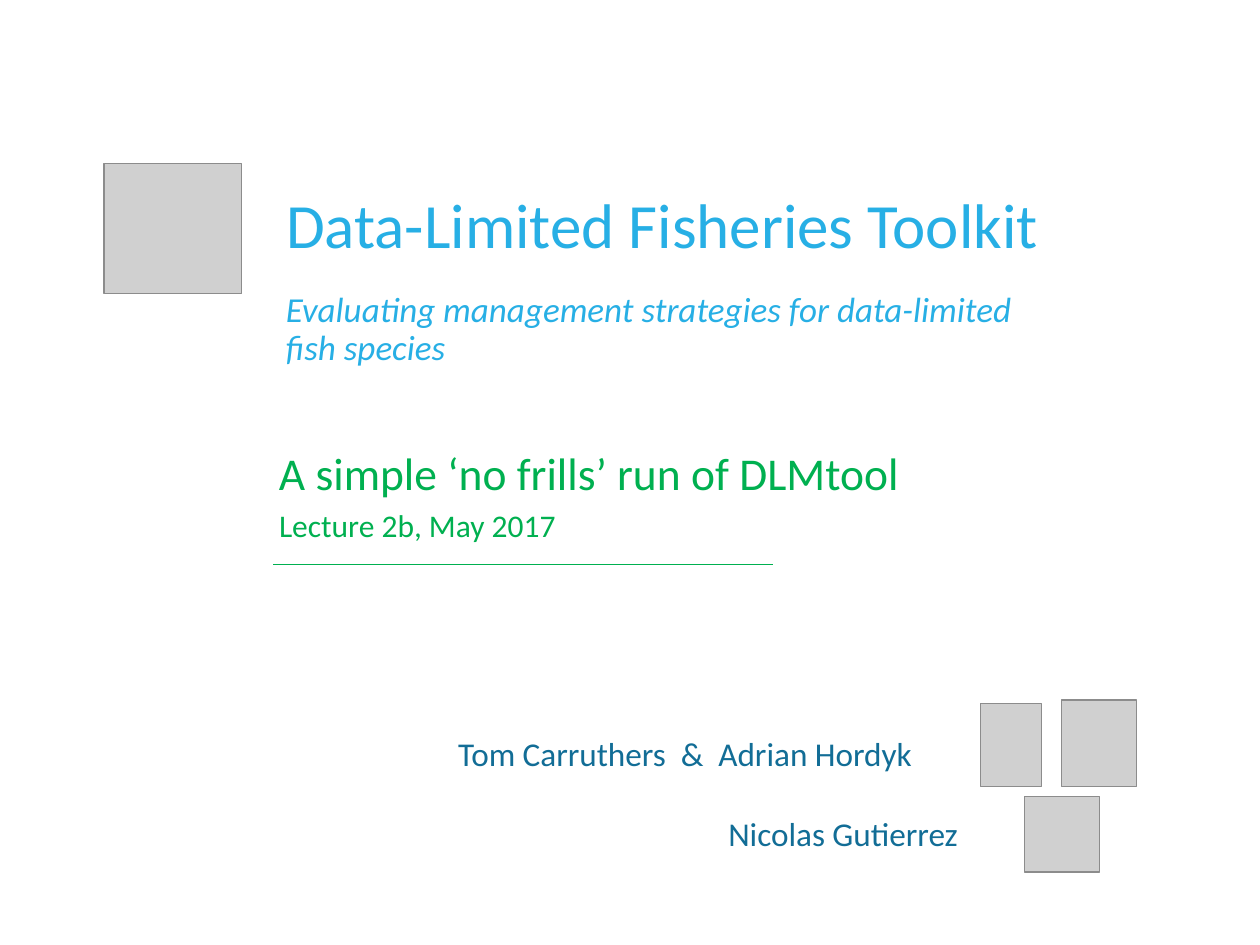
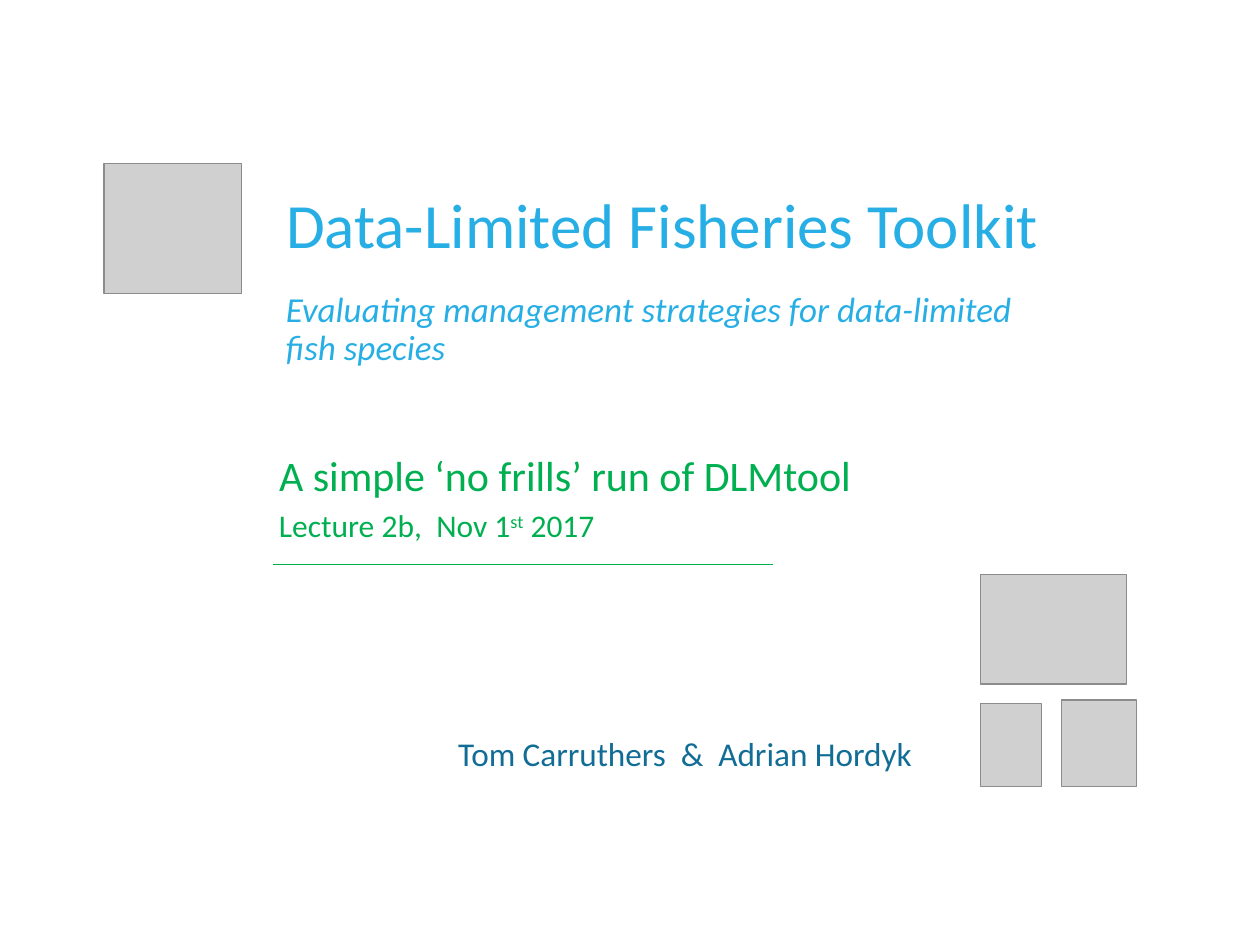
Before and after one commit to DLMtool/DLMDev, a slide deck: slide 1 of Disused code/Misc/DLM_DFO/Lectures/2 Running DLMtool/L2b Simple run of DLMtool.pptx. Drawn at 1260x945 pixels with LibreOffice and Linux fonts; fonts in the diff are those of the drawing; grey boxes stand for pictures. Boxes give left, top, right and bottom in pixels: in the first picture for what was removed or moved away, otherwise in the second. Text is boxed around its words. In the diff, an @@ line names an element or a change of style, - is before the commit and + after.

```diff
--- a/Disused code/Misc/DLM_DFO/Lectures/2 Running DLMtool/L2b Simple run of DLMtool.pptx
+++ b/Disused code/Misc/DLM_DFO/Lectures/2 Running DLMtool/L2b Simple run of DLMtool.pptx
@@ text "A simple ‘no frills’ run ..." at (279, 461, 851, 498): size 26 to 24 pt @@
@@ text at (279, 515, 595, 541): text changed @@
-Lecture 2b, May 2017
+Lecture 2b, Nov 1st 2017
@@ picture added at (980, 575, 1126, 684) @@
@@ picture removed at (1024, 796, 1100, 872) @@
@@ text at (728, 823, 957, 847): paragraph removed @@
-Nicolas Gutierrez
```
Also in this commit, not shown: 7 other slides changed, 39 other files.
